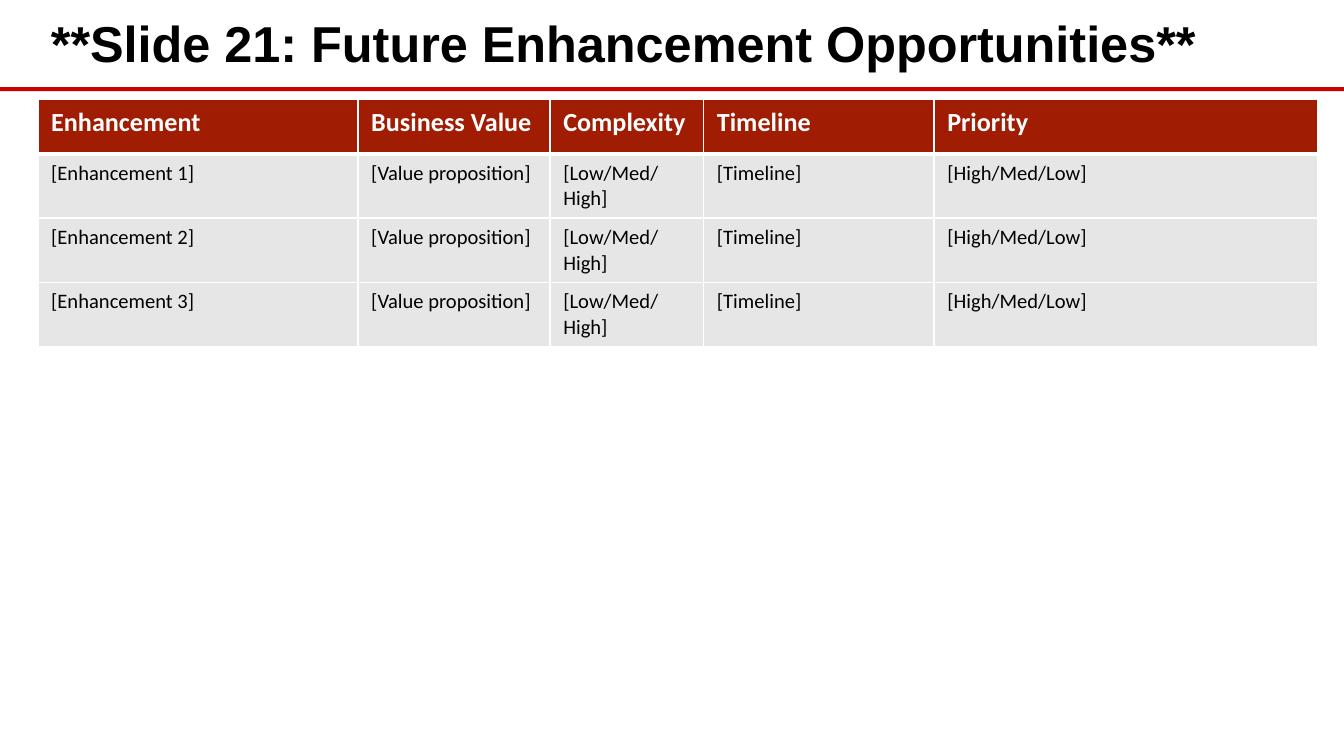
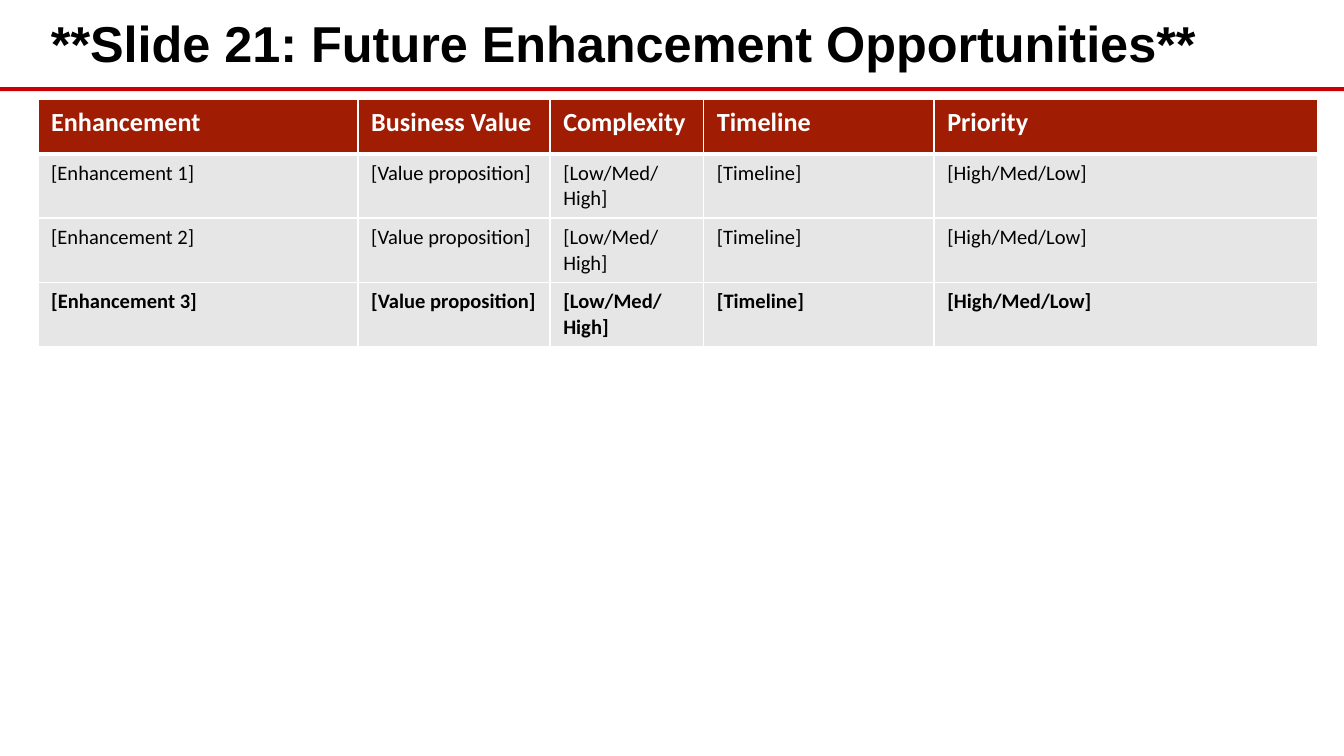
Before and after one commit to eoframework/solutions, a slide deck: slide 21 of solution-template/sample-provider/sample-category/sample-solution/delivery/closeout-presentation.pptx. Drawn at 1344x756 pixels with LibreOffice and Linux fonts; fonts in the diff are those of the drawing; background and template pictures are left out. Boxes give left, top, right and bottom in pixels: in the first picture for what was removed or moved away, otherwise in the second. Text is boxed around its words. In the diff, an @@ line names an element or a change of style, - is before the commit and + after.

```diff
--- a/solution-template/sample-provider/sample-category/sample-solution/delivery/closeout-presentation.pptx
+++ b/solution-template/sample-provider/sample-category/sample-solution/delivery/closeout-presentation.pptx
@@ table at box(38, 99, 1317, 342) @@
@@ bold on in "[Enhancement 3]", "[Value proposition]", "[Low/Med/High]", "[Timeline]" and 1 more places @@
```
Also in this commit, not shown: 5 other slides changed, 16 other files.
